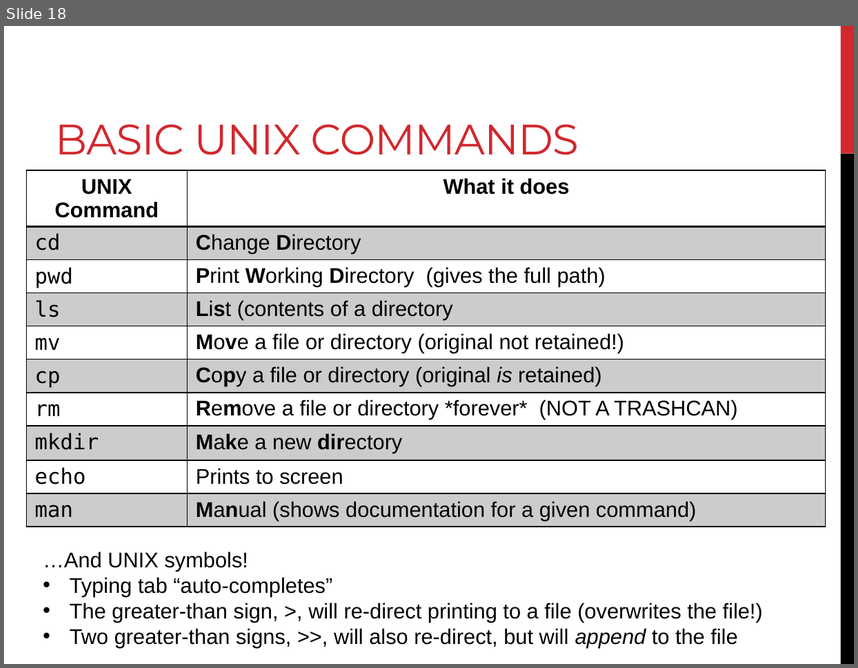
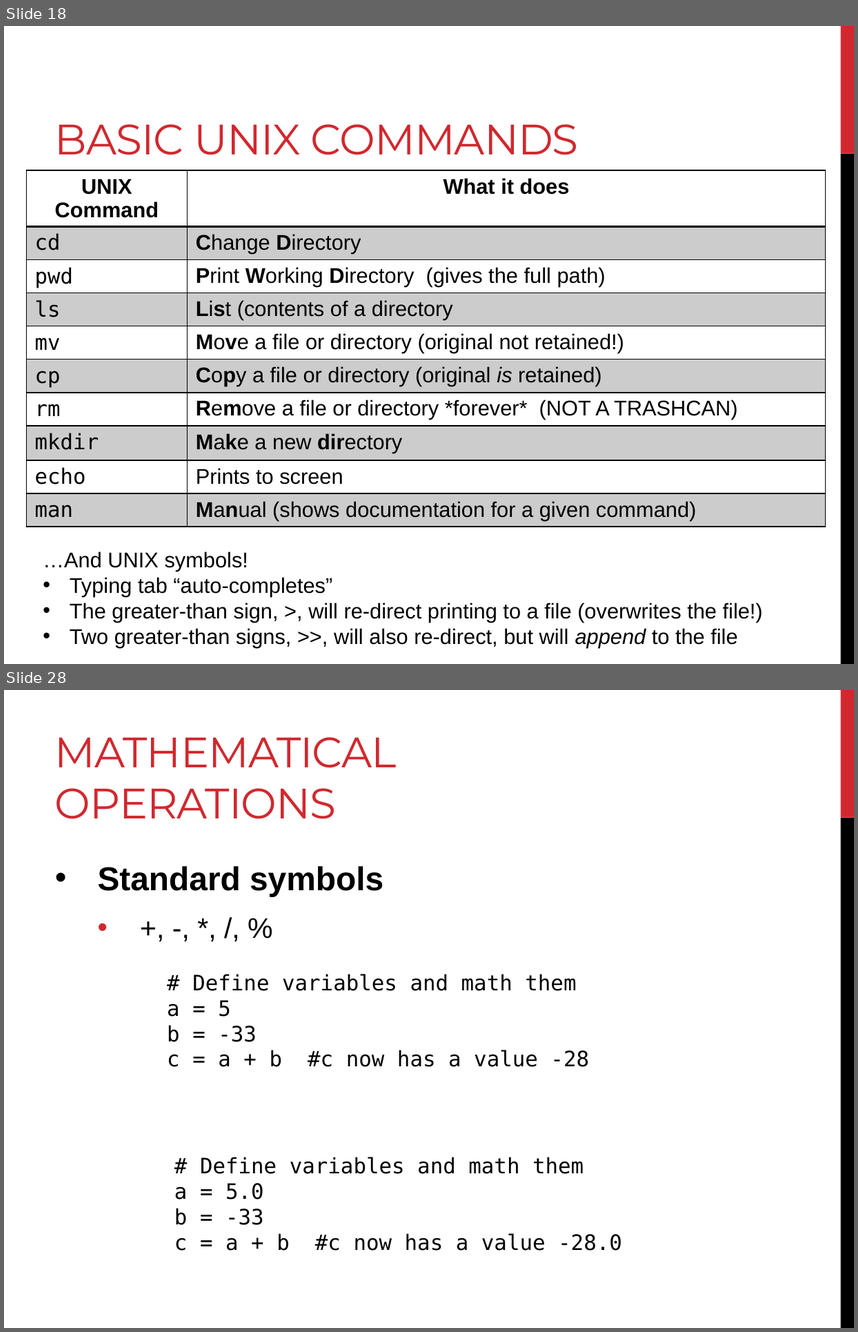
Before and after one commit to BjornFJohansson/ccbb_bigdata2015_python, a slide deck: slides/day1_slides.pptx. Shown one above the other, each under a label of ours: slide 18 before the commit, slides 18 and 28 after it; the slides between them are not shown. The pictures are 858x668 and 858x1332 pixels, drawn with LibreOffice and Linux fonts; fonts in the diff are those of the drawing. Boxes give left, top, right and bottom in pixels: in the first picture for what was removed or moved away, otherwise in the second. Text is boxed around its words. In the diff, an @@ line names an element or a change of style, - is before the commit and + after.

```diff
--- a/slides/day1_slides.pptx
+++ b/slides/day1_slides.pptx
@@ slide 28 added at box(4, 690, 854, 1328), background #FFFFFF; not listed: 2 template elements that a slide beside it also shows @@
@@ title added at box(55, 737, 397, 819), 36 pt, text #D1282E @@
+MATHEMATICAL OPERATIONS
@@ text added at box(98, 866, 383, 896), 28 pt, text #000000, bold @@
+• Standard symbols
+  • +, -, *, /, %
@@ text added at box(167, 974, 589, 1067), 18 pt, text #000000 @@
+# Define variables and math them
+a = 5
+b = -33
+c = a + b #c now has a value -28
@@ text added at box(174, 1156, 622, 1250), 18 pt, text #000000 @@
+# Define variables and math them
+a = 5.0
+b = -33
+c = a + b #c now has a value -28.0
```
Also in this commit, not shown: 2 slides changed, 53 other slides added.
